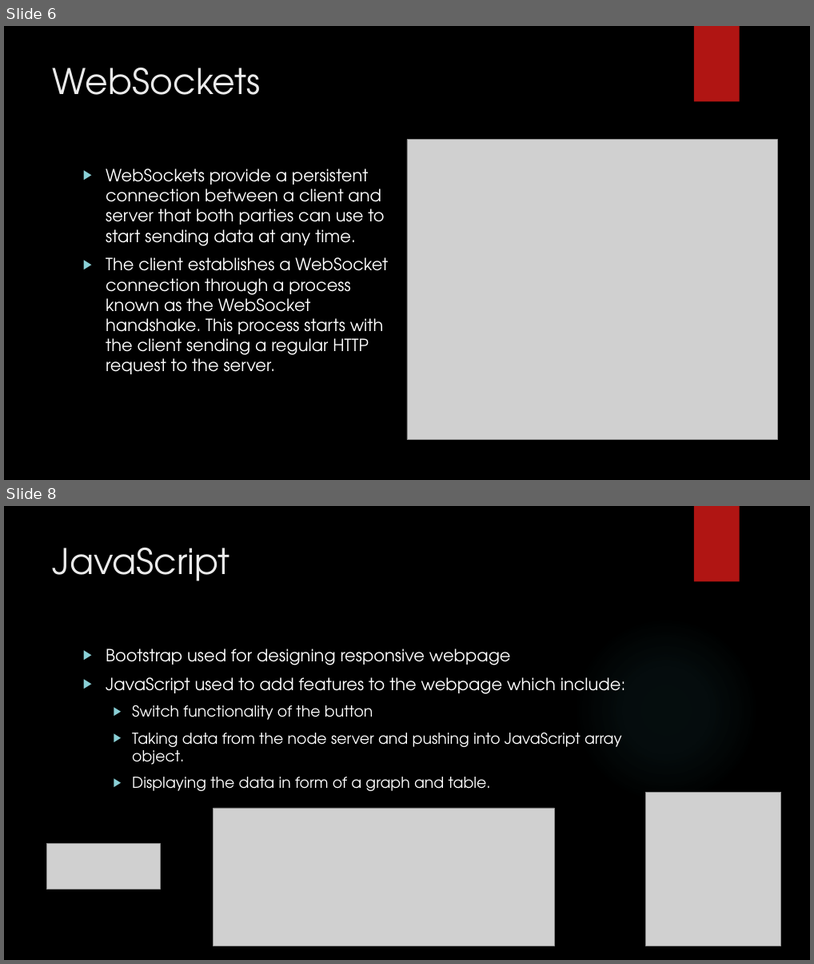
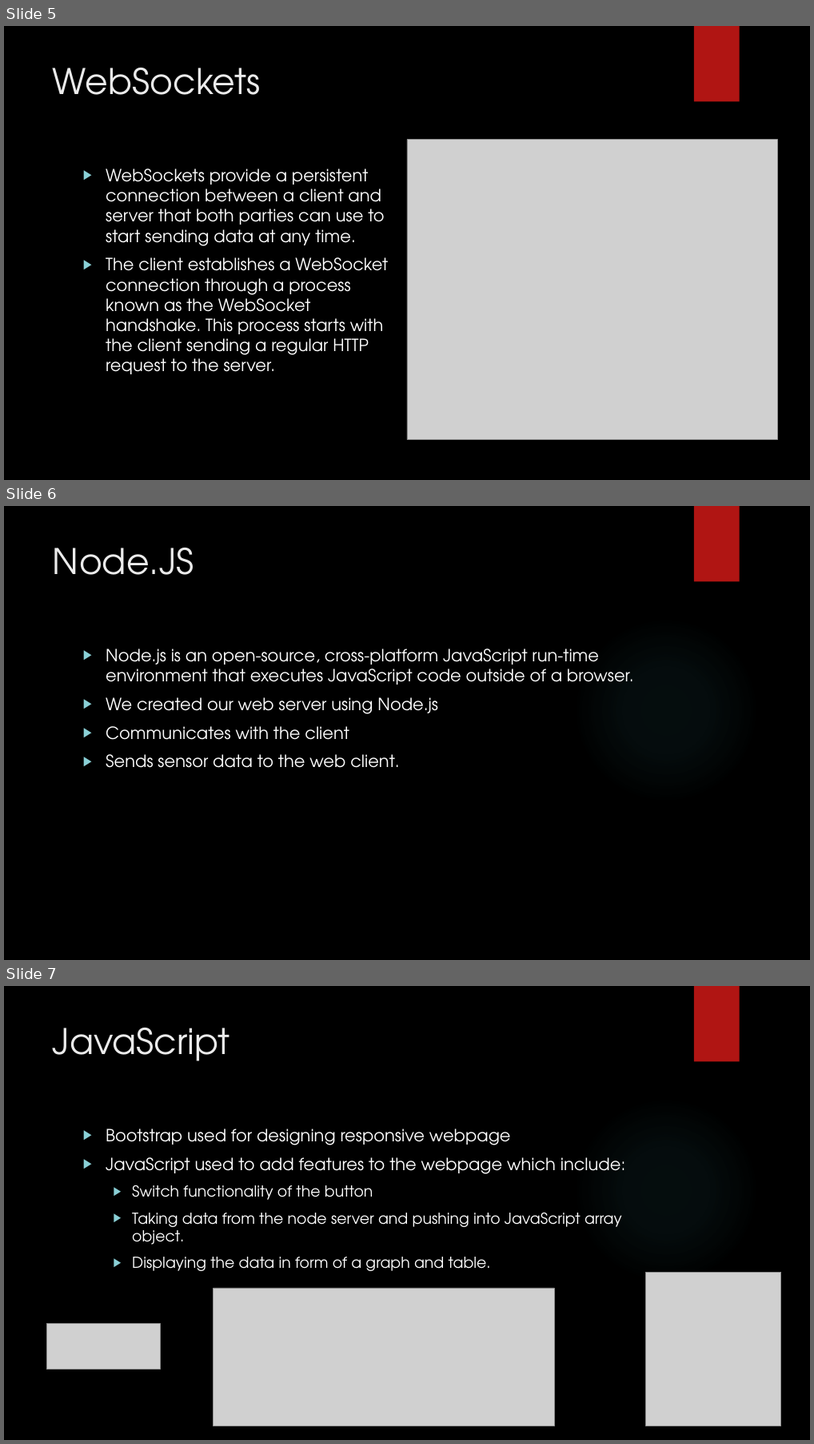
Before and after one commit to YasasviPeruvemba/GROUP_K_PROJECT-11, a slide deck: Presentation.pptx. Shown one above the other, each under a label of ours: slides 6 and 8 before the commit, slides 5, 6 and 7 after it; the slides between them are not shown. The pictures are 814x964 and 814x1444 pixels, drawn with LibreOffice and Linux fonts; fonts in the diff are those of the drawing; grey boxes stand for pictures; background and template pictures are left out. Boxes give left, top, right and bottom in pixels: in the first picture for what was removed or moved away, otherwise in the second. Text is boxed around its words. In the diff, an @@ line names an element or a change of style, - is before the commit and + after.

```diff
--- a/Presentation.pptx
+++ b/Presentation.pptx
@@ slide 6 added at <box>4,506,810,960</box>, background picture (left out); not listed: 2 template elements that a slide beside it also shows @@
@@ title added at <box>53,548,194,575</box>, 42 pt, text #EBEBEB @@
+Node.JS
@@ text added at <box>106,648,634,768</box>, 20 pt, text #FFFFFF @@
+▶ Node.js is an open-source, cross-platform JavaScript run-time environment that executes JavaScript code outside of a browser.
+▶ We created our web server using Node.js
+▶ Communicates with the client
+▶ Sends sensor data to the web client.
@@ what was slide 6 is now slide 5 @@
@@ what was slide 8 is now slide 7 @@
```
Also in this commit, not shown: 3 other slides added, 3 slides removed.
